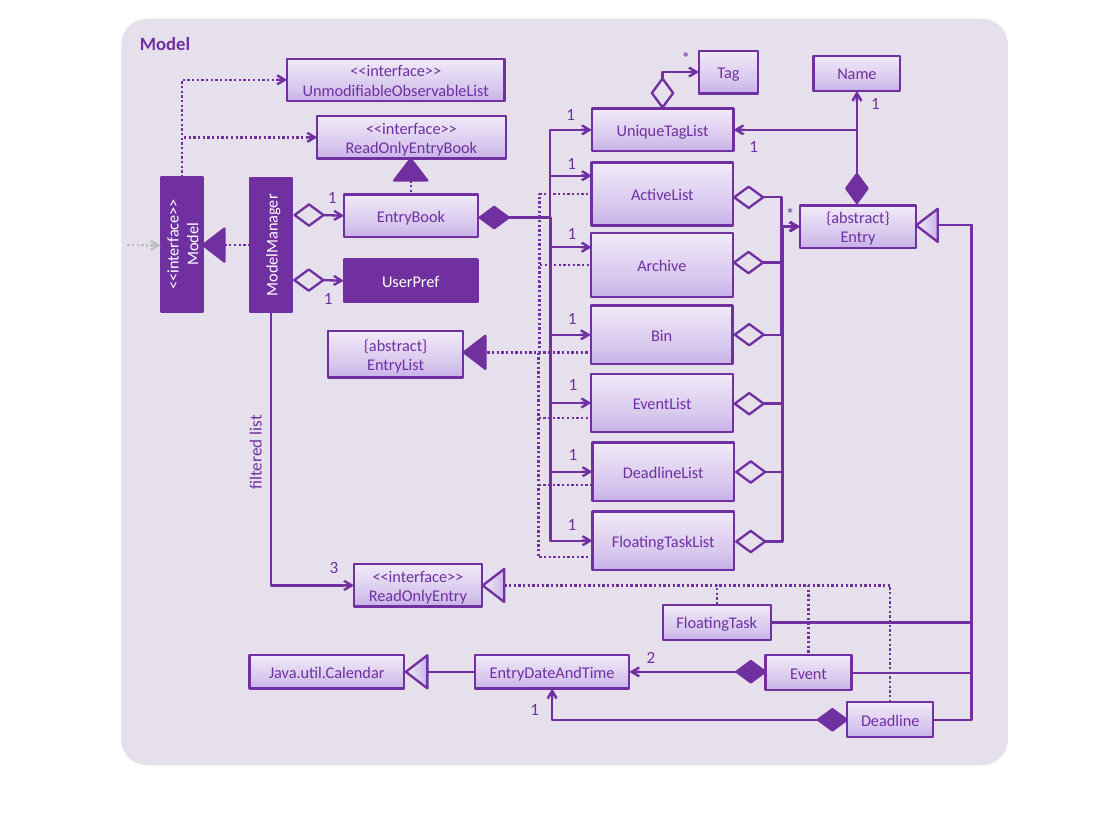
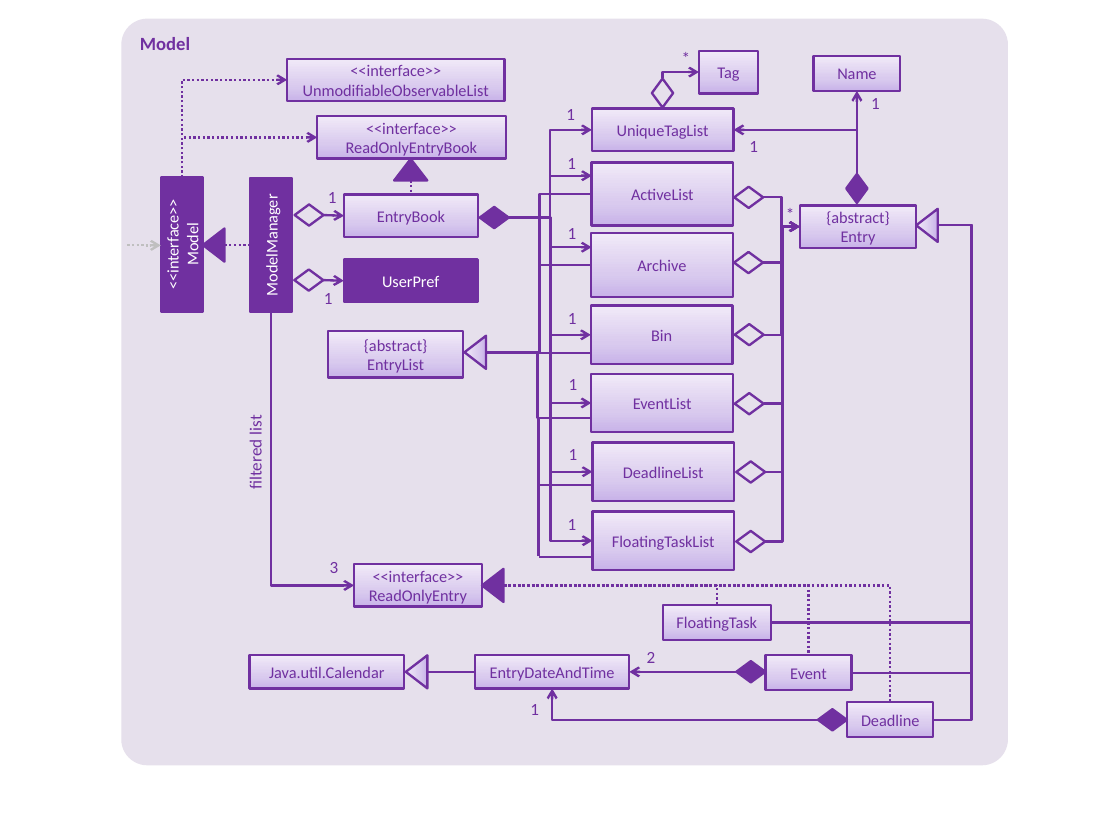
Before and after one commit to CS2103JUN2017-T2/addressbook-level4, a slide deck: slide 3 of docs/diagrams/ModelComponentClassDiagram.pptx. Drawn at 1120x840 pixels with LibreOffice and Linux fonts; fonts in the diff are those of the drawing. Boxes give left, top, right and bottom in pixels: in the first picture for what was removed or moved away, otherwise in the second. Text is boxed around its words. In the diff, an @@ line names an element or a change of style, - is before the commit and + after.

Commit message:
Further modify Model class diagram.

```diff
--- a/docs/diagrams/ModelComponentClassDiagram.pptx
+++ b/docs/diagrams/ModelComponentClassDiagram.pptx
@@ elbow line (487, 353) - (591, 194): stroke #7030A0 1.5 pt dashed to #7030A0 1.5 pt @@
@@ elbow line (487, 353) - (591, 265): stroke #7030A0 1.5 pt dashed to #7030A0 1.5 pt @@
@@ triangle at [465, 335, 487, 369]: fill #7030A0 to gradient #C9B5E8 to #D8CBEE to #F0EAF9; mirrored; rotation 270 to 90 degrees @@
@@ elbow line (485, 353) - (590, 418): stroke #7030A0 1.5 pt dashed to #7030A0 1.5 pt; route changed @@
@@ elbow line (487, 353) - (591, 353): stroke #7030A0 1.5 pt dashed to #7030A0 1.5 pt; route changed @@
@@ line (539, 557) - (539, 418): stroke #7030A0 1.5 pt dashed to #7030A0 1.5 pt @@
@@ line (539, 485) - (591, 485): stroke #7030A0 1.5 pt dashed to #7030A0 1.5 pt @@
@@ triangle at [482, 568, 503, 602]: fill gradient #C9B5E8 to #D8CBEE to #F0EAF9 to #7030A0; mirrored; rotation 90 to 270 degrees @@
@@ line (540, 557) - (591, 557): stroke #7030A0 1.5 pt dashed to #7030A0 1.5 pt @@
```
